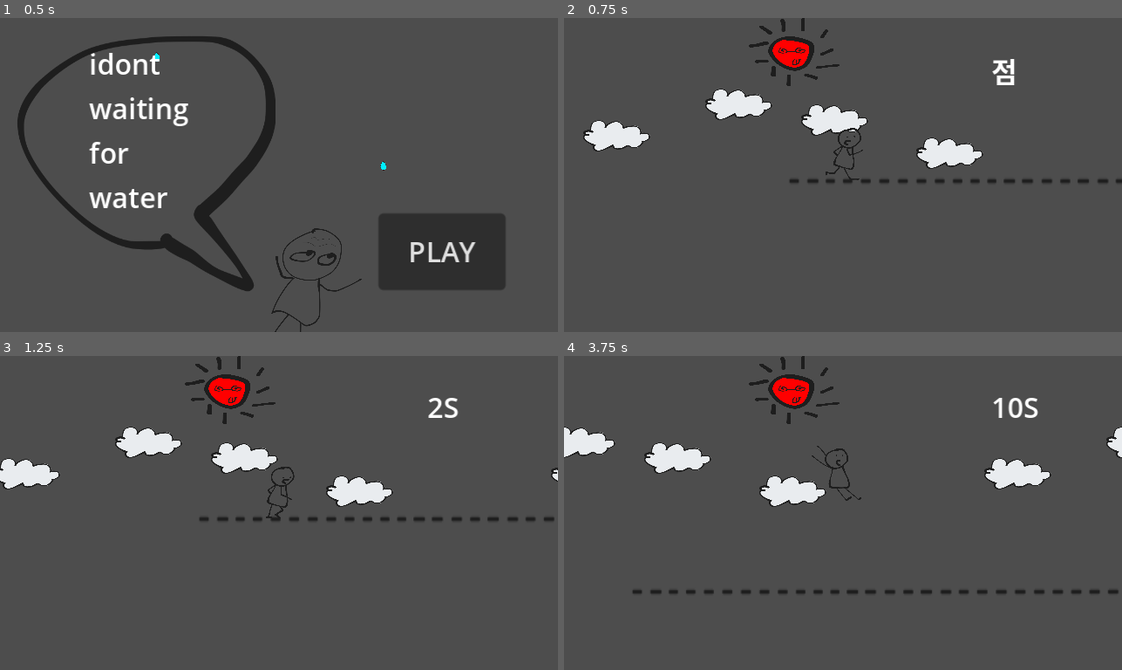
Above: before the commit, frames 1-4 (two rows, left to right).
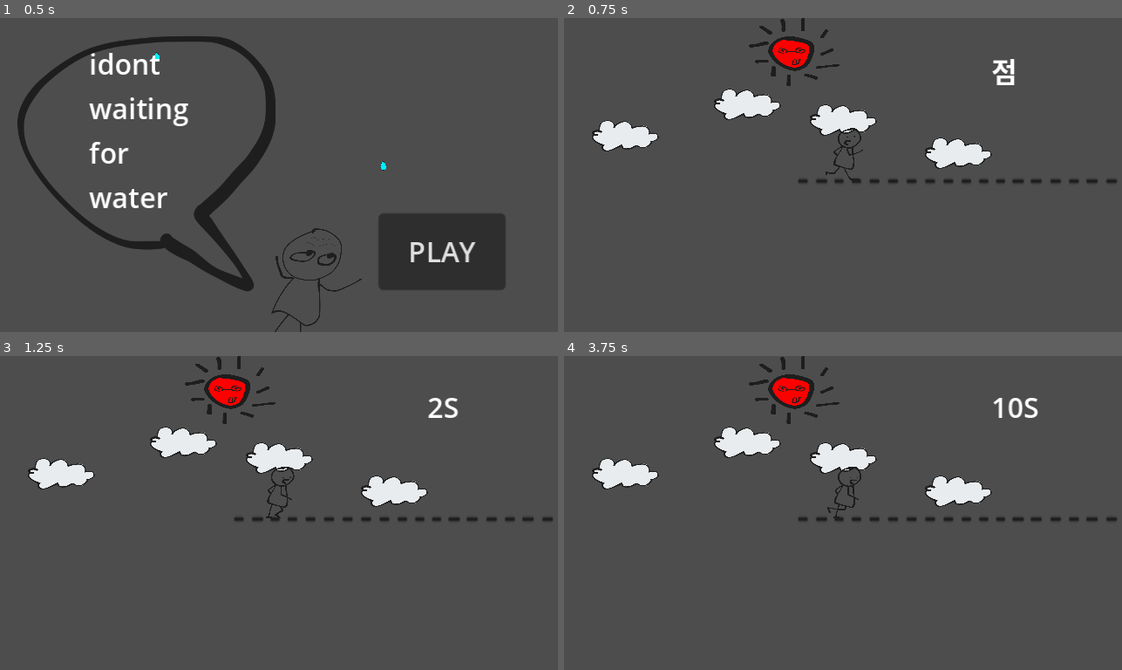
Above: after the commit, the same moments.

Repository: icehongssii/idontwaitingforwater
Game: Godot game, scene res://main.tscn
Same seed, same stepped clock (60 frames per second), same inputs: the game is played once before the commit and once after it.
Inputs:
- Up to frame 1 (0.5 s): no input
- Up to frame 2 (0.75 s): click "PLAY" at 0.5 s
- Up to frame 3 (1.25 s): no input
- Up to frame 4 (3.75 s): tap Enter (enter) at 1.25, 1.35, 2.1, 2.85, 3.6 s

Frame 1 is identical in both runs. In frame 2, 2.4% of the frame differs, in the area x 3-100%, y 22-53%; in frame 3, 4.6%; in frame 4, 7.6%, in the area x 0-100%, y 22-76%.
Error after the commit: Invalid operands 'float' and 'Vector2' in operator '+'. (res://player.gd:32)

Commit message:
IDWFW-52 캐릭터가 몬스터 닿지않고 점프 할 수 있도록

Diff:
--- a/player.gd
+++ b/player.gd
@@ -7,21 +7,30 @@
 }
 
 var state = RUNNING
-const SPEED = 30
-const JUMP_VELOCITY = -400.0
+const SPEED = 40
 @onready var anim = get_node("AnimationPlayer")
-# Get the gravity from the project settings to be synced with RigidBody nodes.
-var gravity = ProjectSettings.get_setting("physics/2d/default_gravity")
-var time = 0
+
+var jump_height: float = 20
+var jump_time_to_peak: float = 0.2
+var jump_time_to_descent: float = 0.4
+
+@onready var jump_velocity: float = ((2.0 * jump_height) / jump_time_to_peak) * -1
+@onready var jump_gravity: float = ((-2.0 * jump_height) / (jump_time_to_peak * jump_time_to_descent)) * -1
+@onready var fall_gravity: float = ((-2.0 * jump_height) / (jump_time_to_descent * jump_time_to_descent)) * -1
+
+
+
+func get_gravity():
+	return jump_gravity if velocity.y > 0 else fall_gravity
 
 func _physics_process(delta):
-
 
 	velocity.x = SPEED
 	state = RUNNING
 
 	if not is_on_floor(): # 공중이라
-		velocity.y += gravity * delta
+		velocity.y += get_gravity() * delta
+
 		if velocity.y < 0:
 			state = JUMPING
 		else:
@@ -29,8 +38,7 @@
 #
 	## Handle jump.
 	if Input.is_action_just_pressed("enter") and is_on_floor():
-		velocity.y = JUMP_VELOCITY
-		velocity.y = move_toward(velocity.y, SPEED, SPEED)
+		velocity.y = jump_velocity
 
 	match state:
 		RUNNING:
@@ -42,9 +50,3 @@
 
 
 	move_and_slide()
-
-
-
-
-func _on_timer_timeout():
-	pass # Replace with function body.
--- a/player.tscn
+++ b/player.tscn
@@ -55,6 +55,33 @@
 "speed": 5.0
 }]
 
+[sub_resource type="Animation" id="Animation_g1dsi"]
+resource_name = "Fall"
+tracks/0/type = "value"
+tracks/0/imported = false
+tracks/0/enabled = true
+tracks/0/path = NodePath("AnimatedSprite2D:animation")
+tracks/0/interp = 1
+tracks/0/loop_wrap = true
+tracks/0/keys = {
+"times": PackedFloat32Array(0),
+"transitions": PackedFloat32Array(1),
+"update": 1,
+"values": [&"fall"]
+}
+tracks/1/type = "value"
+tracks/1/imported = false
+tracks/1/enabled = true
+tracks/1/path = NodePath("AnimatedSprite2D:frame")
+tracks/1/interp = 1
+tracks/1/loop_wrap = true
+tracks/1/keys = {
+"times": PackedFloat32Array(0, 0.1),
+"transitions": PackedFloat32Array(1, 1),
+"update": 1,
+"values": [0, 1]
+}
+
 [sub_resource type="Animation" id="Animation_7o85h"]
 resource_name = "Idle"
 length = 0.4
@@ -84,33 +111,6 @@
 "values": [0, 1, 2, 3]
 }
 
-[sub_resource type="Animation" id="Animation_vtymf"]
-length = 0.001
-tracks/0/type = "value"
-tracks/0/imported = false
-tracks/0/enabled = true
-tracks/0/path = NodePath("AnimatedSprite2D:animation")
-tracks/0/interp = 1
-tracks/0/loop_wrap = true
-tracks/0/keys = {
-"times": PackedFloat32Array(0),
-"transitions": PackedFloat32Array(1),
-"update": 1,
-"values": [&"jump"]
-}
-tracks/1/type = "value"
-tracks/1/imported = false
-tracks/1/enabled = true
-tracks/1/path = NodePath("AnimatedSprite2D:frame")
-tracks/1/interp = 1
-tracks/1/loop_wrap = true
-tracks/1/keys = {
-"times": PackedFloat32Array(0),
-"transitions": PackedFloat32Array(1),
-"update": 1,
-"values": [1]
-}
-
 [sub_resource type="Animation" id="Animation_c56hj"]
 resource_name = "Jump"
 loop_mode = 1
@@ -140,6 +140,33 @@
 "values": [0, 1, 2, 3]
 }
 
+[sub_resource type="Animation" id="Animation_vtymf"]
+length = 0.001
+tracks/0/type = "value"
+tracks/0/imported = false
+tracks/0/enabled = true
+tracks/0/path = NodePath("AnimatedSprite2D:animation")
+tracks/0/interp = 1
+tracks/0/loop_wrap = true
+tracks/0/keys = {
+"times": PackedFloat32Array(0),
+"transitions": PackedFloat32Array(1),
+"update": 1,
+"values": [&"jump"]
+}
+tracks/1/type = "value"
+tracks/1/imported = false
+tracks/1/enabled = true
+tracks/1/path = NodePath("AnimatedSprite2D:frame")
+tracks/1/interp = 1
+tracks/1/loop_wrap = true
+tracks/1/keys = {
+"times": PackedFloat32Array(0),
+"transitions": PackedFloat32Array(1),
+"update": 1,
+"values": [1]
+}
+
 [sub_resource type="Animation" id="Animation_m2pm0"]
 resource_name = "new_animation"
 tracks/0/type = "value"
@@ -165,33 +192,6 @@
 "transitions": PackedFloat32Array(),
 "update": 1,
 "values": []
-}
-
-[sub_resource type="Animation" id="Animation_g1dsi"]
-resource_name = "Fall"
-tracks/0/type = "value"
-tracks/0/imported = false
-tracks/0/enabled = true
-tracks/0/path = NodePath("AnimatedSprite2D:animation")
-tracks/0/interp = 1
-tracks/0/loop_wrap = true
-tracks/0/keys = {
-"times": PackedFloat32Array(0),
-"transitions": PackedFloat32Array(1),
-"update": 1,
-"values": [&"fall"]
-}
-tracks/1/type = "value"
-tracks/1/imported = false
-tracks/1/enabled = true
-tracks/1/path = NodePath("AnimatedSprite2D:frame")
-tracks/1/interp = 1
-tracks/1/loop_wrap = true
-tracks/1/keys = {
-"times": PackedFloat32Array(0, 0.1),
-"transitions": PackedFloat32Array(1, 1),
-"update": 1,
-"values": [0, 1]
 }
 
 [sub_resource type="AnimationLibrary" id="AnimationLibrary_20xsn"]
@@ -204,7 +204,7 @@
 }
 
 [node name="Player" type="CharacterBody2D"]
-scale = Vector2(1.5, 1.5)
+scale = Vector2(1.8, 1.8)
 script = ExtResource("1_r64pk")
 
 [node name="CollisionShape2D" type="CollisionShape2D" parent="."]
